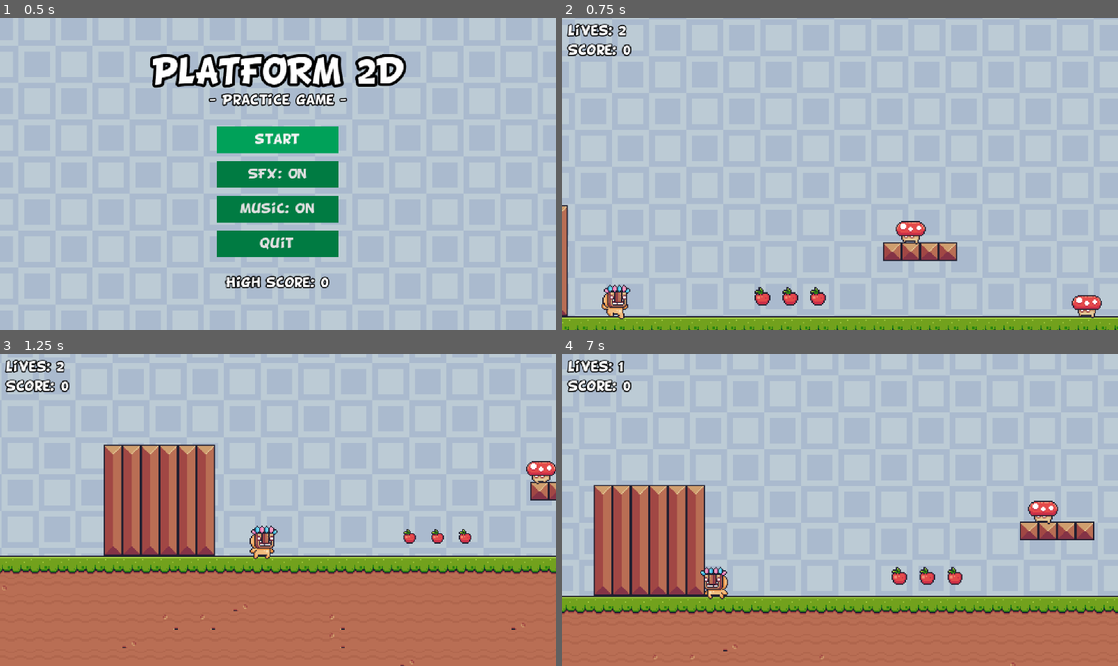
Above: before the commit, frames 1-4 (two rows, left to right).
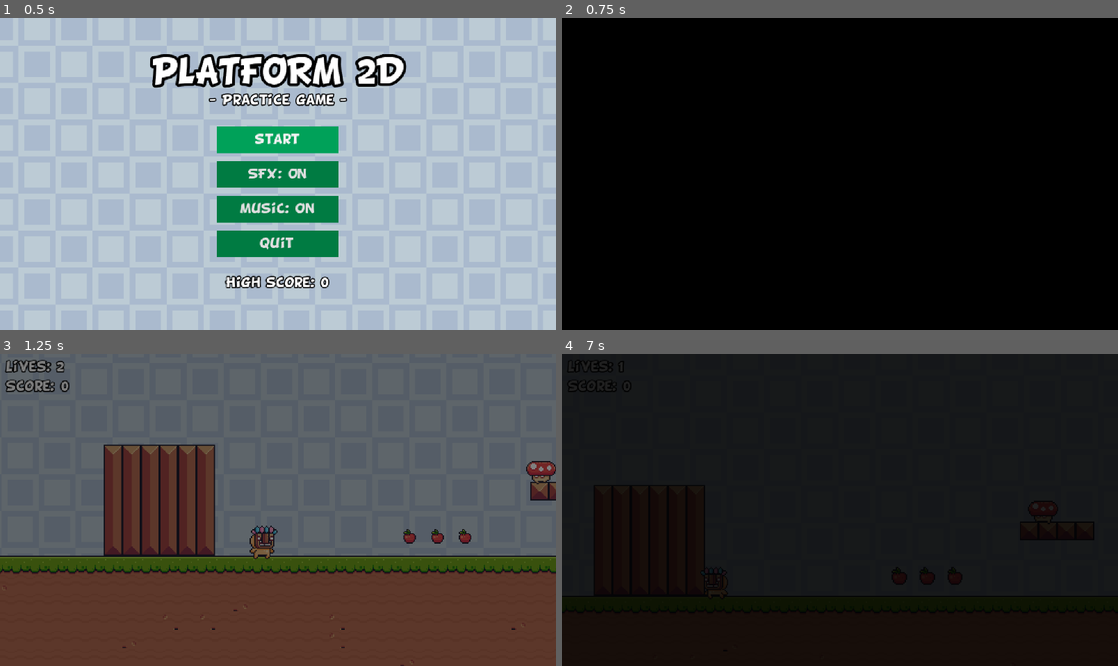
Above: after the commit, the same moments.

Repository: LaSierraDev/godot_practice_2d_platforms
Game: Godot game, scene res://scenes/IU/main_menu.tscn
The game is run twice, just before and just after one commit, with the same random seed, the same clock (stepped at 60 frames per second) and the same inputs.
Inputs (mouse positions are in pixels of both pictures, inside the frame that each line leads up to):
- Up to frame 1 (0.5 s): no input
- Up to frame 2 (0.75 s): click "start" at 0.5 s
- Up to frame 3 (1.25 s): no input
- Up to frame 4 (7 s): move the mouse to (962, 494) at 1.27 s; hold D (right) 1.28-2.78 s; tap Space (jump) at 1.52, 2.27, 3.77, 4.52, 5.27, 6.77 s; move the mouse to (728, 525) at 2.02 s; move the mouse to (895, 441) at 2.77 s; hold A (left) 2.78-3.53 s; move the mouse to (812, 572) at 3.52 s; hold D (right) 3.53-5.03 s; move the mouse to (1006, 556) at 4.27 s; move the mouse to (673, 463) at 5.02 s; hold A (left) 5.03-5.78 s; move the mouse to (867, 510) at 5.77 s; hold D (right) 5.78-6.53 s; move the mouse to (756, 432) at 6.52 s; hold A (left) from 6.53 s (still down)

Frame 1 is identical in both runs. In frame 2, 100% of the frame differs, in the area x 0-100%, y 0-100%; in frame 3, 98%; in frame 4, 100%.

Commit message:
[FEAT] Fade-in effect implemented

Diff:
--- a/scenes/IU/endscreen.tscn
+++ b/scenes/IU/endscreen.tscn
@@ -2,6 +2,7 @@
 
 [ext_resource type="Script" uid="uid://b8mf3y8n0qqv5" path="res://scripts/iu/end_screen.gd" id="1_7j3gi"]
 [ext_resource type="Texture2D" uid="uid://donwt4nr8xwof" path="res://assets/sprites/ui/background.png" id="1_jalt5"]
+[ext_resource type="PackedScene" uid="uid://d1dst1ixxqs8v" path="res://scenes/fade_effect.tscn" id="3_o1djg"]
 
 [node name="EndScreen" type="Control" unique_id=1779076389]
 layout_mode = 3
@@ -67,3 +68,8 @@
 text = "Go Back"
 
 [node name="AudioStreamPlayer" type="AudioStreamPlayer" parent="." unique_id=1789844021]
+
+[node name="FadeEffect" parent="." unique_id=448696777 instance=ExtResource("3_o1djg")]
+visible = false
+layout_mode = 1
+mouse_behavior_recursive = 1
--- /dev/null
+++ b/scenes/fade_effect.tscn
@@ -0,0 +1,60 @@
+[gd_scene format=3 uid="uid://d1dst1ixxqs8v"]
+
+[ext_resource type="Script" uid="uid://e2fat48kltpy" path="res://scripts/iu/fade_effect.gd" id="1_hcefb"]
+
+[sub_resource type="Animation" id="Animation_pkjsv"]
+length = 0.001
+tracks/0/type = "value"
+tracks/0/imported = false
+tracks/0/enabled = true
+tracks/0/path = NodePath("ColorRect:color")
+tracks/0/interp = 1
+tracks/0/loop_wrap = true
+tracks/0/keys = {
+"times": PackedFloat32Array(0),
+"transitions": PackedFloat32Array(1),
+"update": 0,
+"values": [Color(0, 0, 0, 1)]
+}
+
+[sub_resource type="Animation" id="Animation_ek5yv"]
+resource_name = "fade_in"
+tracks/0/type = "value"
+tracks/0/imported = false
+tracks/0/enabled = true
+tracks/0/path = NodePath("ColorRect:color")
+tracks/0/interp = 1
+tracks/0/loop_wrap = true
+tracks/0/keys = {
+"times": PackedFloat32Array(0.06666667, 1),
+"transitions": PackedFloat32Array(1, 1),
+"update": 0,
+"values": [Color(0, 0, 0, 1), Color(0, 0, 0, 0)]
+}
+
+[sub_resource type="AnimationLibrary" id="AnimationLibrary_fgcau"]
+_data = {
+&"RESET": SubResource("Animation_pkjsv"),
+&"fade_in": SubResource("Animation_ek5yv")
+}
+
+[node name="FadeEffect" type="Control" unique_id=448696777]
+layout_mode = 3
+anchors_preset = 15
+anchor_right = 1.0
+anchor_bottom = 1.0
+grow_horizontal = 2
+grow_vertical = 2
+script = ExtResource("1_hcefb")
+
+[node name="ColorRect" type="ColorRect" parent="." unique_id=522171130]
+layout_mode = 1
+anchors_preset = 15
+anchor_right = 1.0
+anchor_bottom = 1.0
+grow_horizontal = 2
+grow_vertical = 2
+color = Color(0, 0, 0, 1)
+
+[node name="AnimationPlayer" type="AnimationPlayer" parent="." unique_id=1676268385]
+libraries/ = SubResource("AnimationLibrary_fgcau")
--- a/scenes/levels/level_base.tscn
+++ b/scenes/levels/level_base.tscn
@@ -8,6 +8,7 @@
 [ext_resource type="PackedScene" uid="uid://ccpa7scx4bvyp" path="res://scenes/player/player.tscn" id="4_g7p6o"]
 [ext_resource type="PackedScene" uid="uid://wrxbtrvopco5" path="res://scenes/IU/hud.tscn" id="7_g7p6o"]
 [ext_resource type="PackedScene" uid="uid://calaewrk42yys" path="res://scenes/fall_death_area.tscn" id="7_ynct0"]
+[ext_resource type="PackedScene" uid="uid://d1dst1ixxqs8v" path="res://scenes/fade_effect.tscn" id="9_ynct0"]
 
 [sub_resource type="TileSetAtlasSource" id="TileSetAtlasSource_eamg3"]
 texture = ExtResource("2_6cjw3")
@@ -167,4 +168,7 @@
 [node name="HUD" parent="CanvasLayer" unique_id=1155087691 instance=ExtResource("7_g7p6o")]
 metadata/_edit_lock_ = true
 
+[node name="FadeEffect" parent="CanvasLayer" unique_id=448696777 instance=ExtResource("9_ynct0")]
+visible = false
+
 [node name="AudioStreamPlayer" type="AudioStreamPlayer" parent="." unique_id=1929467101]
--- a/scripts/Autoloads/global.gd
+++ b/scripts/Autoloads/global.gd
@@ -30,6 +30,8 @@
 
 ## --- Animation --- ##
 const ANI_DISSAPIAR: String = "dissapear"
+const ANI_FADE_IN: String = "fade_in"
+const ANI_FADE_OUT: String = "fade_out"
 
 ## --- Properties Tweens --- ##
 const P_POSITION: String = "position"
--- /dev/null
+++ b/scripts/iu/fade_effect.gd
@@ -0,0 +1,8 @@
+extends Control
+
+@onready var animation_player: AnimationPlayer = $AnimationPlayer
+
+
+func _ready() -> void:
+	self.visible = true
+	animation_player.play(Global.ANI_FADE_IN)
Not shown, added: scripts/iu/fade_effect.gd.uid
